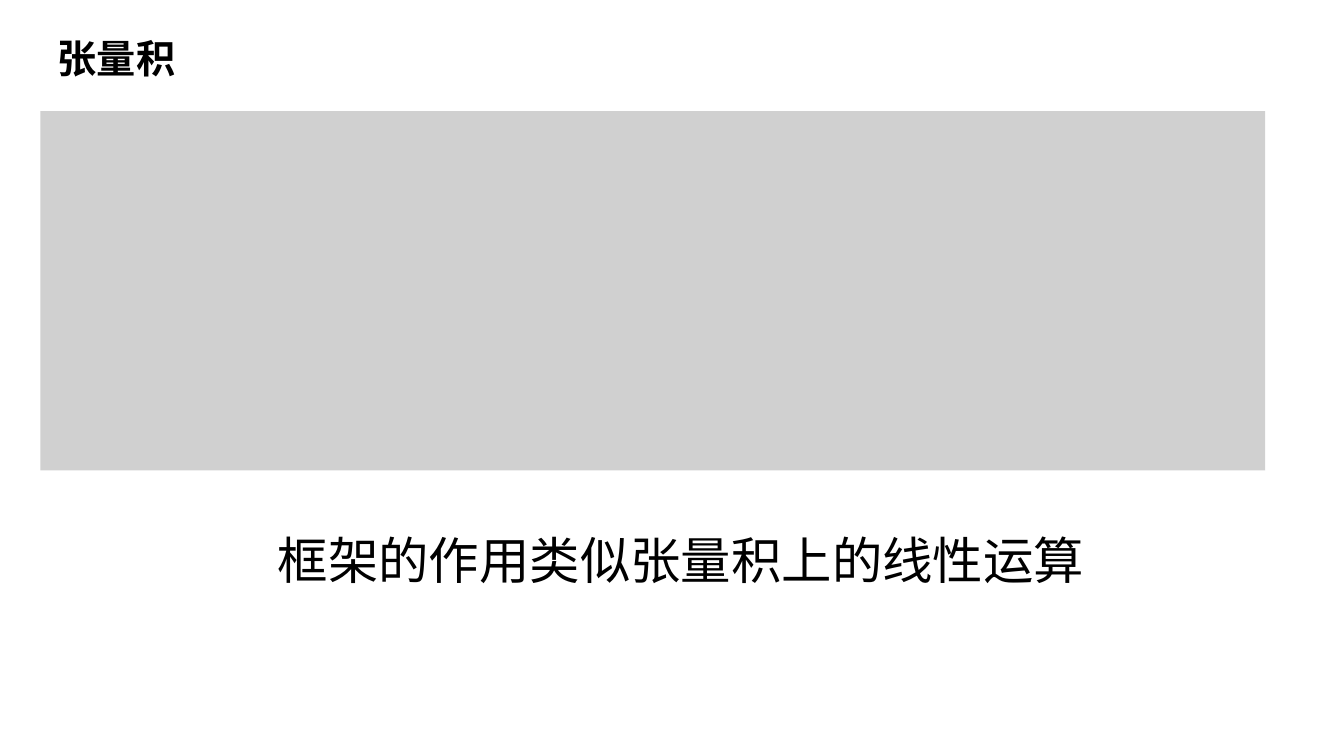
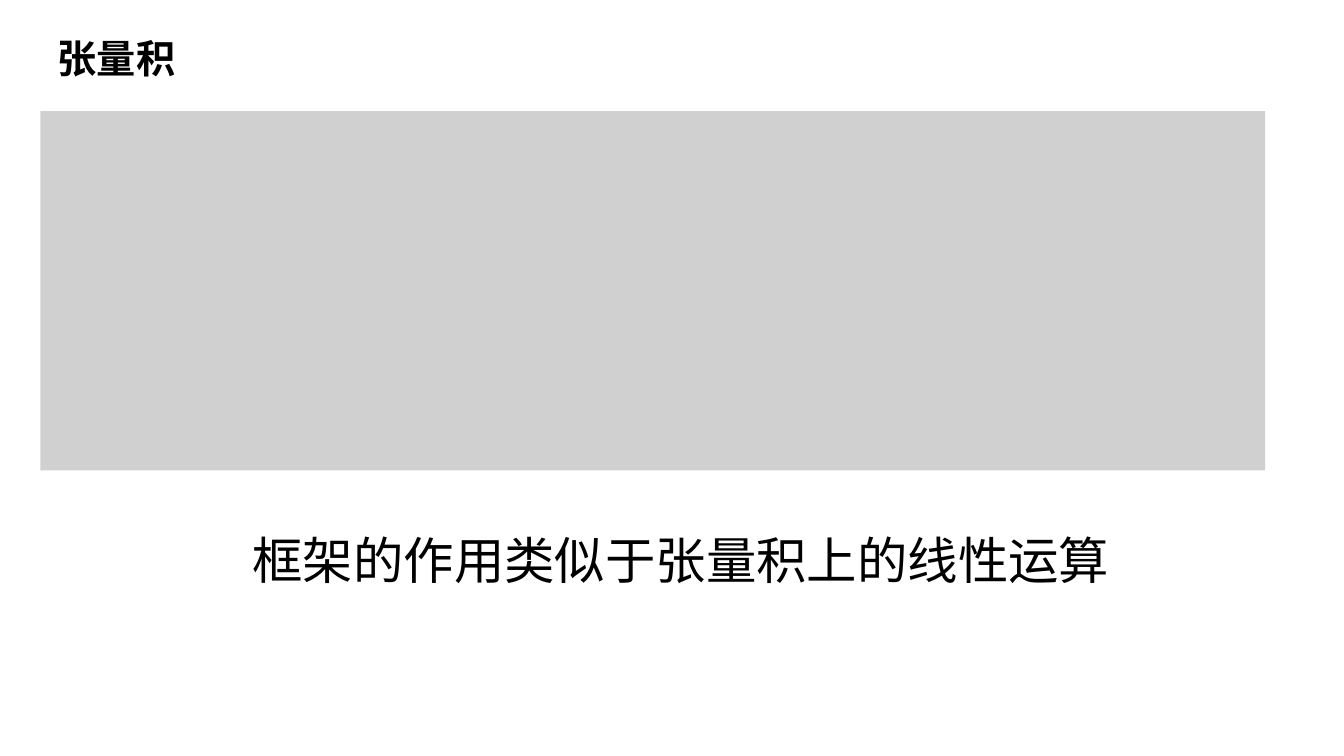
Before and after one commit to nop-platform/nop-entropy-docs, a slide deck: slide 21 of src/ppt/theory-of-reversible-computation.pptx (slide 13 before the commit). Drawn at 1344x756 pixels with LibreOffice and Linux fonts; fonts in the diff are those of the drawing; grey boxes stand for pictures. Boxes give left, top, right and bottom in pixels: in the first picture for what was removed or moved away, otherwise in the second. Text is boxed around its words. In the diff, an @@ line names an element or a change of style, - is before the commit and + after.

```diff
--- a/src/ppt/theory-of-reversible-computation.pptx
+++ b/src/ppt/theory-of-reversible-computation.pptx
@@ text at bbox=[253, 536, 1110, 583]: text changed @@
-框架的作用类似张量积上的线性运算
+框架的作用类似于张量积上的线性运算
```
Also in this commit, not shown: 1 other slide changed, 13 slides added, 1 other file.
